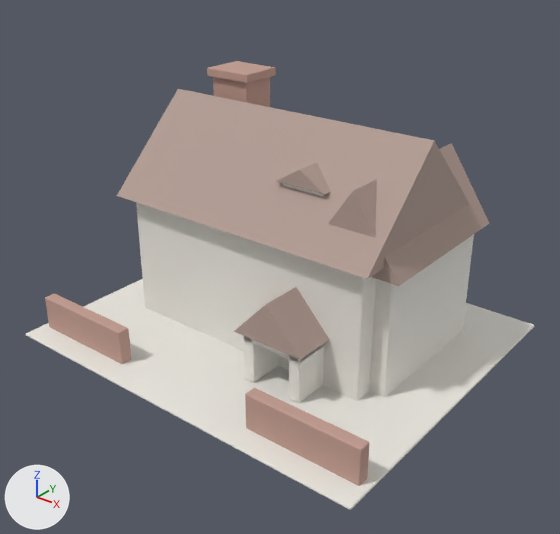
Renders of the glTF model public/models/requested-pois/hudec-memorial-massing.glb from each side of a commit.
Before and after are seen from a 50 mm lens placed at (13.6, -17.38, 12.91), pointed at (0.47, -0.97, 2.73). Arrows for +X, +Y and +Z are at lower left; the lights stay in place. The older version comes first. Vertices at exactly the same position are counted once.

Objects in the first picture: 'hudec-memorial-massing'.
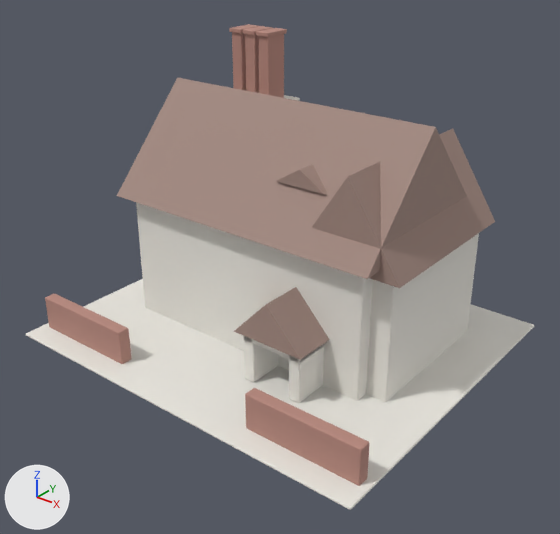
Commit message: feat: prepare hudec memorial massing mcp1

Changed parts and their boxes (x1, y1, x2, y2) in the pictures (560 x 534 px; the box of a moved part takes in the faces that stretch with it):
'hudec-memorial-massing', reshaped (8% taller): before (26, 61, 534, 510); after (26, 24, 534, 510)
part 1 of me_cube, moved or reshaped: before (369, 234, 474, 397); after (366, 233, 479, 402)
part 2 of me_cube, added (beige): after (311, 129, 495, 288)
part 3 of me_cube, moved or reshaped: before (213, 77, 270, 107); after (232, 32, 246, 91)
part 4 of me_cube, moved or reshaped: before (207, 61, 276, 83); after (229, 24, 259, 33)
part 5 of me_cube, added: after (245, 34, 259, 93)
part 6 of me_cube, added: after (243, 26, 272, 35)
part 7 of me_cube, added: after (259, 34, 284, 98)
part 8 of me_cube, added: after (256, 28, 287, 37)
part 9 of me_cube, added (mostly hidden): after (284, 95, 300, 101)
part 10 of me_cube, built on (beige): before (328, 143, 489, 286)
part 11 of me_cube, moved or reshaped: before (117, 89, 469, 279); after (117, 78, 467, 279)

What changed in the scene script:
```text
Change mat_邬达克体块红褐瓦:
    mat_邬达克体块红褐瓦.base_color: (0.451, 0.337, 0.294) -> (0.365, 0.251, 0.216)  # beige #b39d94 -> beige #a38980
Change mat_邬达克体块红砖:
    mat_邬达克体块红砖.base_color: (0.541, 0.333, 0.278) -> (0.478, 0.251, 0.208)  # beige #c29c90 -> pink #b8897e
Add mat_邬达克体块深木构:
    mat_邬达克体块深木构 = principled_material('邬达克体块深木构')
    mat_邬达克体块深木构.base_color = (0.161, 0.153, 0.141)  # grey #706d69
    mat_邬达克体块深木构.roughness = 0.78
Change me_cube:
    used by ob_hudec_memorial_massing; location = (0.0, 0.0, 0.0)
    remove me_cube.from_pydata(...)  # 702 vertices, 1336 faces; spans x -6.3..6.3, y -5.65..5.15, z 0.0..7.8
    add me_cube.from_pydata(...)  # 1168 vertices, 2180 faces; spans x -6.3..6.3, y -5.65..5.15, z 0.0..8.98
    me_cube part 1: the loose piece of 56 vertices spanning x 2.23..4.61, y -1.44..3.38, z 0.0..3.82 is multiplied about its middle by the matrix ((1.156, 0.0, 0.0), (0.0, 1.045, 0.0), (0.0, 0.0, 1.019)), then moved by (-0.04, -0.07, 0.04)
    me_cube part 2: the loose piece of 6 vertices spanning x 0.59..2.29, y -1.33..-0.32, z 5.58..6.1 is copied, and the copy is scaled about its middle by (2, 5.57, 5), then moved by (1.94, 1.73, -0.66); it spans x 1.69..5.08, y -1.91..3.71, z 3.89..6.48
    me_cube part 3: the loose piece of 56 vertices spanning x -3.85..-2.41, y 0.95..2.14, z 4.03..7.63 is scaled about its middle by (0.269, 0.68, 0.62), then moved by (-0.27, 0.5, 1.91)
    me_cube part 4: the loose piece of 56 vertices spanning x -3.98..-2.29, y 0.83..2.27, z 7.53..7.8 is scaled about its middle by (0.283, 0.651, 0.454), then moved by (-0.27, 0.5, 1.25)
    me_cube part 5: the loose piece of 56 vertices spanning x -3.85..-2.41, y 0.95..2.14, z 4.03..7.63 is copied, and the copy is scaled about its middle by (0.269, 0.68, 0.62), then moved by (0.29, 0.5, 1.91); it spans x -3.05..-2.64, y 1.65..2.46, z 6.62..8.86
    me_cube part 6: the loose piece of 56 vertices spanning x -3.98..-2.29, y 0.83..2.27, z 7.53..7.8 is copied, and the copy is scaled about its middle by (0.283, 0.651, 0.454), then moved by (0.29, 0.5, 1.25); it spans x -3.09..-2.6, y 1.58..2.52, z 8.85..8.98
    me_cube part 7: the loose piece of 56 vertices spanning x -3.85..-2.41, y 0.95..2.14, z 4.03..7.63 is copied, and the copy is scaled about its middle by (0.269, 0.68, 0.62), then moved by (0.84, 0.5, 1.91); it spans x -2.49..-2.09, y 1.65..2.46, z 6.62..8.86
    me_cube part 8: the loose piece of 56 vertices spanning x -3.98..-2.29, y 0.83..2.27, z 7.53..7.8 is copied, and the copy is scaled about its middle by (0.283, 0.651, 0.454), then moved by (0.84, 0.5, 1.25); it spans x -2.53..-2.04, y 1.58..2.52, z 8.85..8.98
    me_cube part 9: a new loose piece of 56 vertices spanning x -3.87..-1.82, y 1.15..2.95, z 0.07..6.77, in mat_邬达克体块暖白灰泥 (white #ece9e2)
    me_cube part 10: 6 vertices removed from x 1.91..4.93, y -1.69..3.64, z 3.82..6.05; 40 vertices added at x -0.45..4.63, y 1.24..3.5, z 0.21..5.92
    me_cube part 11: 2 vertices moved from x -4.97..4.46, y 0.47, z 7.06 to x -4.97..4.46, y 0.47, z 7.42
    other edits to the shape of me_cube do not show in these pictures
    add me_cube.materials.append(mat_邬达克体块深木构)  # grey #706d69
```
